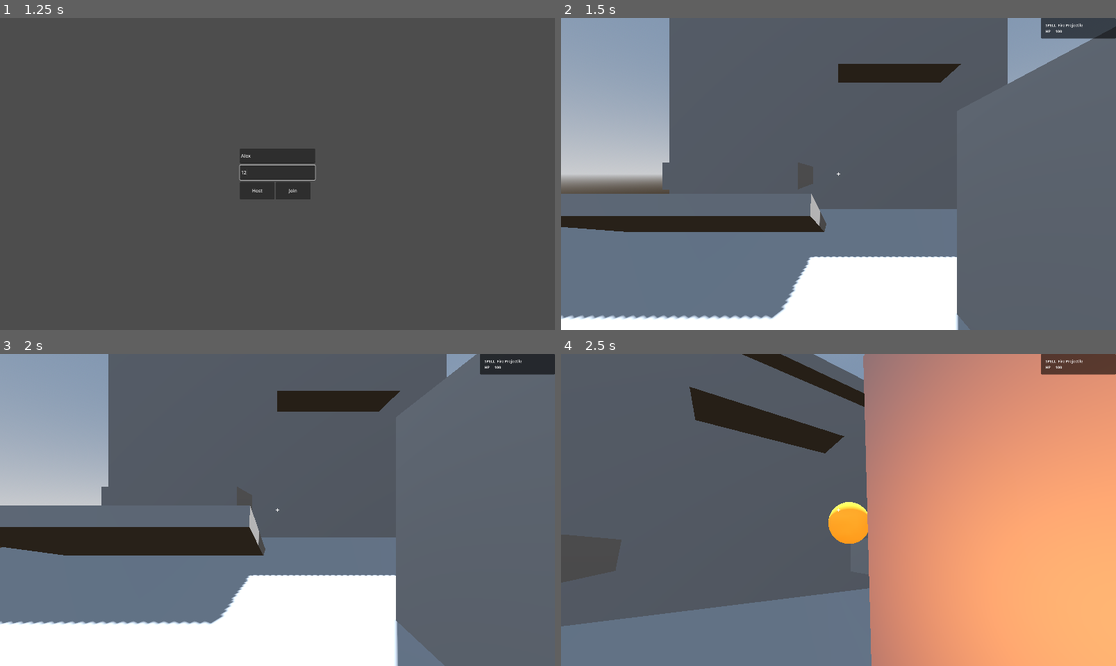
Above: before the commit, frames 1-4 (two rows, left to right).
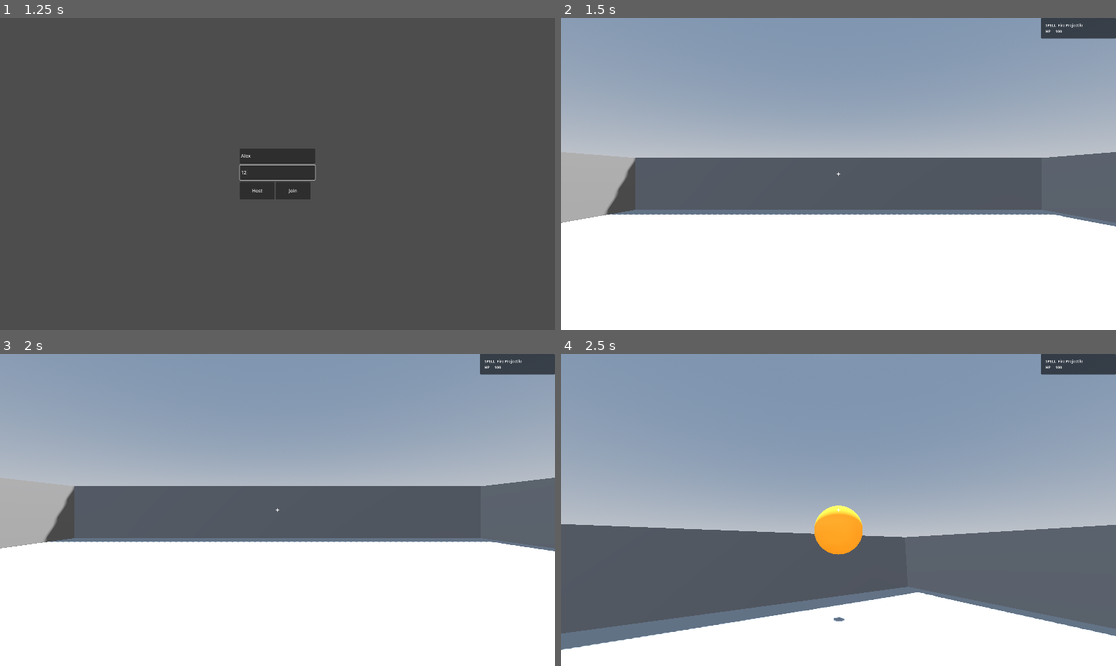
Above: after the commit, the same moments.

Repository: jonathanlake/magick-with-friends
Game: Godot game, scene res://ui/main_menu/main_menu.tscn
Two runs of this game, one before a commit and one after it. Both use one fixed random seed, a clock stepped at 60 frames per second and the inputs below.
Inputs (mouse positions are in pixels of both pictures, inside the frame that each line leads up to):
- Up to frame 1 (1.25 s): click (277, 155) at 0.52 s; type "Alex" at 0.6 s; click (277, 174) at 0.75 s; type "12" at 0.83 s
- Up to frame 2 (1.5 s): click "Host" at 1.25 s
- Up to frame 3 (2 s): no input
- Up to frame 4 (2.5 s): move the mouse to (866, 510) at 2.02 s; press the mouse at (866, 510) at 2.03 s; hold W (move_up) from 2.03 s (still down); tap Space (jump) at 2.27 s

Frame 1 is identical in both runs. In frame 2, 65% of the frame differs, in the area x 0-100%, y 0-100%; in frame 3, 64%; in frame 4, 84%.

Commit message:
Add enemies + wave spawner (slice item 3)
EnemyBase (CharacterBody3D + HealthComponent): host-authoritative AI that
applies gravity, steers toward the nearest alive player, and melees on a
cooldown via the existing Main.apply_player_damage path. Clients run no AI;
position replicates host->clients via a child MultiplayerSynchronizer
(.:global_position, mode 1). Authority set to host (peer 1) in _enter_tree.

WaveDirector (systems/director/): host-only escalating ring spawner. Dumb
timer by design (the smart AI Director is beyond-slice). All tunables @export.

Wiring: 3rd MultiplayerSpawner (EnemySpawner) + Enemies container in main.tscn,
spawn_function + host-only spawn_enemy() in main.gd. Enemies take spell damage
for free via the existing projectile->HealthComponent path; death queue_free()s
on the host and replicates removal. enemy_died emitted through GameEvents stub.

Arena: test_level.tscn flattened to a walled 24x24 horde box; climbing-era
geometry (ramps, elevated platforms, cliff, chimneys, pillar) removed so
ground AI can always reach players.

Collision layers left all-on-layer-1 (lowest-risk; reuses projectile hit
detection); logged as tech debt in CLAUDE.md Known Issues.

Validated: import-check clean; smoke PASS; extended headless host run spawns
wave 1 (3 enemies) with no runtime errors. Two-window playtest pending.

Co-Authored-By: Claude Opus 4.8 <noreply@anthropic.com>

Diff:
--- /dev/null
+++ b/entities/enemies/enemy_base.gd
@@ -0,0 +1,80 @@
+class_name EnemyBase
+extends CharacterBody3D
+
+## Host-authoritative melee enemy. The host runs ALL AI (steer to the nearest alive player,
+## melee on a cooldown) and resolves damage; clients only receive global_position from the
+## child MultiplayerSynchronizer and run no logic. Spawned by Main's EnemySpawner via a
+## spawn_function that runs on every peer with the same config (so visuals match). Damage TO
+## the enemy is host-only too: the projectile calls our HealthComponent.damage() directly
+## (see projectile.gd), and death queue_free()s on the host, which replicates the removal.
+
+@export var move_speed: float = 4.0
+@export var melee_damage: int = 10
+@export var melee_range: float = 2.0
+@export var attack_cooldown_sec: float = 1.0
+
+@onready var _health: HealthComponent = $HealthComponent
+
+var _attack_timer: float = 0.0
+var _arena: Node
+
+
+func _enter_tree() -> void:
+	# Enemies are always host-simulated (peer 1). Set authority before the child
+	# MultiplayerSynchronizer registers (recursive by default) — see CLAUDE.md timing rule.
+	set_multiplayer_authority(1)
+
+
+func _ready() -> void:
+	_arena = get_tree().current_scene
+	_health.died.connect(_on_died)
+
+
+func _physics_process(delta: float) -> void:
+	if not is_multiplayer_authority():
+		return  # clients receive global_position only; no AI here
+
+	velocity += get_gravity() * delta
+
+	var target := _find_nearest_player()
+	if target != null:
+		var to_target := target.global_position - global_position
+		to_target.y = 0.0
+		var dist := to_target.length()
+		if dist > 0.001:
+			var dir := to_target / dist
+			velocity.x = dir.x * move_speed
+			velocity.z = dir.z * move_speed
+		_attack_timer -= delta
+		if dist <= melee_range and _attack_timer <= 0.0:
+			_attack_timer = attack_cooldown_sec
+			# Player damage is host-authoritative and routed through Main (RPC health sync).
+			if _arena.has_method("apply_player_damage"):
+				_arena.apply_player_damage(int(str(target.name)), melee_damage)
+	else:
+		velocity.x = 0.0
+		velocity.z = 0.0
+
+	move_and_slide()
+
+
+# Players are direct children of Main, named str(peer_id). Pick the closest one still alive.
+func _find_nearest_player() -> Player:
+	var nearest: Player = null
+	var nearest_dist := INF
+	for child in _arena.get_children():
+		var p := child as Player
+		if p == null or p.is_dead():
+			continue
+		var d := global_position.distance_squared_to(p.global_position)
+		if d < nearest_dist:
+			nearest_dist = d
+			nearest = p
+	return nearest
+
+
+func _on_died() -> void:
+	if not is_multiplayer_authority():
+		return  # host owns death; queue_free replicates the removal to clients
+	GameEvents.emit_enemy_died()
+	queue_free()
--- /dev/null
+++ b/entities/enemies/enemy_base.tscn
@@ -0,0 +1,38 @@
+[gd_scene load_steps=7 format=3]
+
+[ext_resource type="Script" path="res://entities/enemies/enemy_base.gd" id="1_enemy"]
+[ext_resource type="PackedScene" uid="uid://bsde65brylo0j" path="res://components/health_component.tscn" id="2_health"]
+
+[sub_resource type="CapsuleMesh" id="CapsuleMesh_enemy"]
+radius = 0.4
+height = 1.8
+
+[sub_resource type="CapsuleShape3D" id="CapsuleShape3D_enemy"]
+radius = 0.4
+height = 1.8
+
+[sub_resource type="StandardMaterial3D" id="StandardMaterial3D_enemy"]
+albedo_color = Color(0.8, 0.15, 0.15, 1)
+emission_enabled = true
+emission = Color(0.3, 0.0, 0.0, 1)
+
+[sub_resource type="SceneReplicationConfig" id="SceneReplicationConfig_enemy"]
+properties/0/path = NodePath(".:global_position")
+properties/0/spawn = true
+properties/0/replication_mode = 1
+
+[node name="EnemyBase" type="CharacterBody3D"]
+script = ExtResource("1_enemy")
+
+[node name="MeshInstance3D" type="MeshInstance3D" parent="."]
+mesh = SubResource("CapsuleMesh_enemy")
+material_override = SubResource("StandardMaterial3D_enemy")
+
+[node name="CollisionShape3D" type="CollisionShape3D" parent="."]
+shape = SubResource("CapsuleShape3D_enemy")
+
+[node name="HealthComponent" parent="." instance=ExtResource("2_health")]
+max_health = 40
+
+[node name="MultiplayerSynchronizer" type="MultiplayerSynchronizer" parent="."]
+replication_config = SubResource("SceneReplicationConfig_enemy")
--- a/main.gd
+++ b/main.gd
@@ -2,11 +2,13 @@
 
 var player_scene: PackedScene = preload("uid://cunquuhctdb1o")
 var _hud_scene: PackedScene = preload("uid://ct7hud5x8kl3n")
-# New asset — referenced by path until the editor assigns a uid.
+# New assets — referenced by path until the editor assigns a uid.
 var projectile_scene: PackedScene = preload("res://entities/projectiles/projectile.tscn")
+var enemy_scene: PackedScene = preload("res://entities/enemies/enemy_base.tscn")
 
 @onready var multiplayer_spawner: MultiplayerSpawner = $MultiplayerSpawner
 @onready var projectile_spawner: MultiplayerSpawner = $ProjectileSpawner
+@onready var enemy_spawner: MultiplayerSpawner = $EnemySpawner
 @onready var player_spawn_position: Marker3D = find_child("PlayerSpawnPosition", true, false)
 
 # Host-only guard so a dead player only queues one respawn.
@@ -29,6 +31,13 @@
 		var proj := projectile_scene.instantiate() as Projectile
 		proj.setup(data)
 		return proj
+
+	# Same pattern for enemies — runs on every peer; host drives spawns via the WaveDirector.
+	enemy_spawner.spawn_function = func(data):
+		var enemy := enemy_scene.instantiate() as EnemyBase
+		enemy.name = data["name"]
+		enemy.position = data["pos"]
+		return enemy
 
 	if multiplayer.is_server():
 		# Spawn the host's own player immediately — no RPC needed.
@@ -59,6 +68,12 @@
 func spawn_projectile(config: Dictionary) -> void:
 	if multiplayer.is_server():
 		projectile_spawner.spawn(config)
+
+
+## Host-only. Called by the WaveDirector to spawn one replicated enemy.
+func spawn_enemy(config: Dictionary) -> void:
+	if multiplayer.is_server():
+		enemy_spawner.spawn(config)
 
 
 ## Called on the host by a projectile hit. Health is host-authoritative: the host computes
--- a/main.tscn
+++ b/main.tscn
@@ -2,6 +2,7 @@
 
 [ext_resource type="Script" uid="uid://dflwhhwh3n8b1" path="res://main.gd" id="1_ig7tw"]
 [ext_resource type="PackedScene" uid="uid://c4p2kqr5s8n7m" path="res://test_level.tscn" id="2_0xm2m"]
+[ext_resource type="Script" path="res://systems/director/wave_director.gd" id="3_wd"]
 
 [node name="Main" type="Node" unique_id=1960346110]
 script = ExtResource("1_ig7tw")
@@ -15,3 +16,11 @@
 
 [node name="ProjectileSpawner" type="MultiplayerSpawner" parent="."]
 spawn_path = NodePath("../Projectiles")
+
+[node name="Enemies" type="Node3D" parent="."]
+
+[node name="EnemySpawner" type="MultiplayerSpawner" parent="."]
+spawn_path = NodePath("../Enemies")
+
+[node name="WaveDirector" type="Node" parent="."]
+script = ExtResource("3_wd")
--- /dev/null
+++ b/systems/director/wave_director.gd
@@ -0,0 +1,52 @@
+class_name WaveDirector
+extends Node
+
+## Host-only escalating wave spawner. On a timer it spawns rings of EnemyBase around the arena,
+## growing the count each wave. Everything here runs only on the host; spawning goes through
+## Main.spawn_enemy() (host-authoritative), and the MultiplayerSpawner replicates each enemy to
+## clients. This is deliberately a DUMB timer — the smart, stress-reactive "AI Director" pacing
+## (Left 4 Dead style) is a beyond-slice concern. All knobs are @export.
+
+@export var first_wave_delay_sec: float = 2.0
+@export var time_between_waves_sec: float = 8.0
+@export var base_enemies_per_wave: int = 3
+@export var enemies_added_per_wave: int = 2
+@export var spawn_interval_sec: float = 0.4
+@export var spawn_ring_radius: float = 9.0
+@export var spawn_height: float = 1.0
+@export var arena_center: Vector3 = Vector3.ZERO
+
+var _wave_index: int = 0
+var _enemy_counter: int = 0
+
+
+func _ready() -> void:
+	# Clients run nothing — all spawning is host-authoritative.
+	if not multiplayer.is_server():
+		return
+	_run_waves()
+
+
+func _run_waves() -> void:
+	await get_tree().create_timer(first_wave_delay_sec).timeout
+	while is_inside_tree():
+		_wave_index += 1
+		var count := base_enemies_per_wave + enemies_added_per_wave * (_wave_index - 1)
+		print("[WaveDirector] Wave %d — spawning %d enemies" % [_wave_index, count])
+		for _i in count:
+			_spawn_one()
+			await get_tree().create_timer(spawn_interval_sec).timeout
+		await get_tree().create_timer(time_between_waves_sec).timeout
+
+
+func _spawn_one() -> void:
+	var angle := randf() * TAU
+	var pos := arena_center + Vector3(cos(angle), 0.0, sin(angle)) * spawn_ring_radius
+	pos.y = spawn_height
+	# Host-assigned unique, non-numeric name so it never collides with a peer-id player name
+	# and stays identical across peers (the spawn_function sets it before add_child).
+	var config := {"name": "Enemy_%d" % _enemy_counter, "pos": pos}
+	_enemy_counter += 1
+	var main := get_parent()
+	if main.has_method("spawn_enemy"):
+		main.spawn_enemy(config)
--- a/test_level.tscn
+++ b/test_level.tscn
@@ -29,70 +29,25 @@
 use_collision = true
 size = Vector3(24, 1, 24)
 
-[node name="Ramp20deg" type="CSGBox3D" parent="." unique_id=200000011]
-transform = Transform3D(1, 0, 0, 0, 0.9397, 0.342, 0, -0.342, 0.9397, -4, 0.667, -6)
+[node name="WallNorth" type="CSGBox3D" parent="."]
+transform = Transform3D(1, 0, 0, 0, 1, 0, 0, 0, 1, 0, 1.5, -12)
 use_collision = true
-size = Vector3(7, 0.4, 5)
+size = Vector3(25, 3, 0.5)
 
-[node name="Ramp35deg" type="CSGBox3D" parent="." unique_id=200000012]
-transform = Transform3D(1, 0, 0, 0, 0.8192, 0.5736, 0, -0.5736, 0.8192, 6, 0.984, -4)
+[node name="WallSouth" type="CSGBox3D" parent="."]
+transform = Transform3D(1, 0, 0, 0, 1, 0, 0, 0, 1, 0, 1.5, 12)
 use_collision = true
-size = Vector3(5, 0.4, 4)
+size = Vector3(25, 3, 0.5)
 
-[node name="Ramp45deg" type="CSGBox3D" parent="." unique_id=200000013]
-transform = Transform3D(1, 0, 0, 0, 0.7071, -0.7071, 0, 0.7071, 0.7071, -7, 0.919, 6)
+[node name="WallEast" type="CSGBox3D" parent="."]
+transform = Transform3D(1, 0, 0, 0, 1, 0, 0, 0, 1, 12, 1.5, 0)
 use_collision = true
-size = Vector3(4, 0.4, 3)
+size = Vector3(0.5, 3, 25)
 
-[node name="PlatformA" type="CSGBox3D" parent="." unique_id=200000020]
-transform = Transform3D(1, 0, 0, 0, 1, 0, 0, 0, 1, -4, 2, -10)
+[node name="WallWest" type="CSGBox3D" parent="."]
+transform = Transform3D(1, 0, 0, 0, 1, 0, 0, 0, 1, -12, 1.5, 0)
 use_collision = true
-size = Vector3(5, 1, 5)
-
-[node name="PlatformB" type="CSGBox3D" parent="." unique_id=200000021]
-transform = Transform3D(1, 0, 0, 0, 1, 0, 0, 0, 1, 7, 2, -6)
-use_collision = true
-size = Vector3(4, 1, 4)
-
-[node name="Step" type="CSGBox3D" parent="." unique_id=200000030]
-transform = Transform3D(1, 0, 0, 0, 1, 0, 0, 0, 1, 0, 0.25, 4)
-use_collision = true
-size = Vector3(3, 0.5, 3)
-
-[node name="Wall" type="CSGBox3D" parent="." unique_id=200000031]
-transform = Transform3D(1, 0, 0, 0, 1, 0, 0, 0, 1, 2, 1.5, 0)
-use_collision = true
-size = Vector3(0.5, 3, 6)
+size = Vector3(0.5, 3, 25)
 
 [node name="PlayerSpawnPosition" type="Marker3D" parent="." unique_id=200000041]
 transform = Transform3D(1, 0, 0, 0, 1, 0, 0, 0, 1, 0, 1.5, 0)
-
-[node name="CliffFace" type="CSGBox3D" parent="." unique_id=200000050]
-transform = Transform3D(1, 0, 0, 0, 1, 0, 0, 0, 1, 0, 5.5, -12.5)
-use_collision = true
-size = Vector3(20, 12, 1)
-
-[node name="CliffTop" type="CSGBox3D" parent="." unique_id=200000051]
-transform = Transform3D(1, 0, 0, 0, 1, 0, 0, 0, 1, 0, 12.5, -13)
-use_collision = true
-size = Vector3(20, 1, 3)
-
-[node name="Overhang" type="CSGBox3D" parent="." unique_id=200000052]
-transform = Transform3D(1, 0, 0, 0, 1, 0, 0, 0, 1, 3, 7.8, -11.2)
-use_collision = true
-size = Vector3(6, 0.7, 2.5)
-
-[node name="ChimneyLeft" type="CSGBox3D" parent="." unique_id=200000060]
-transform = Transform3D(1, 0, 0, 0, 1, 0, 0, 0, 1, -10, 5, 5)
-use_collision = true
-size = Vector3(1, 11, 5)
-
-[node name="ChimneyRight" type="CSGBox3D" parent="." unique_id=200000061]
-transform = Transform3D(1, 0, 0, 0, 1, 0, 0, 0, 1, -8, 5, 5)
-use_collision = true
-size = Vector3(1, 11, 5)
-
-[node name="Pillar" type="CSGBox3D" parent="." unique_id=200000070]
-transform = Transform3D(1, 0, 0, 0, 1, 0, 0, 0, 1, 9, 5, 5)
-use_collision = true
-size = Vector3(2, 11, 2)
Not shown, added: entities/enemies/enemy_base.gd.uid
Not shown, added: systems/director/wave_director.gd.uid
Not shown, changed: CLAUDE.md
Not shown, changed: DESIGN.md
